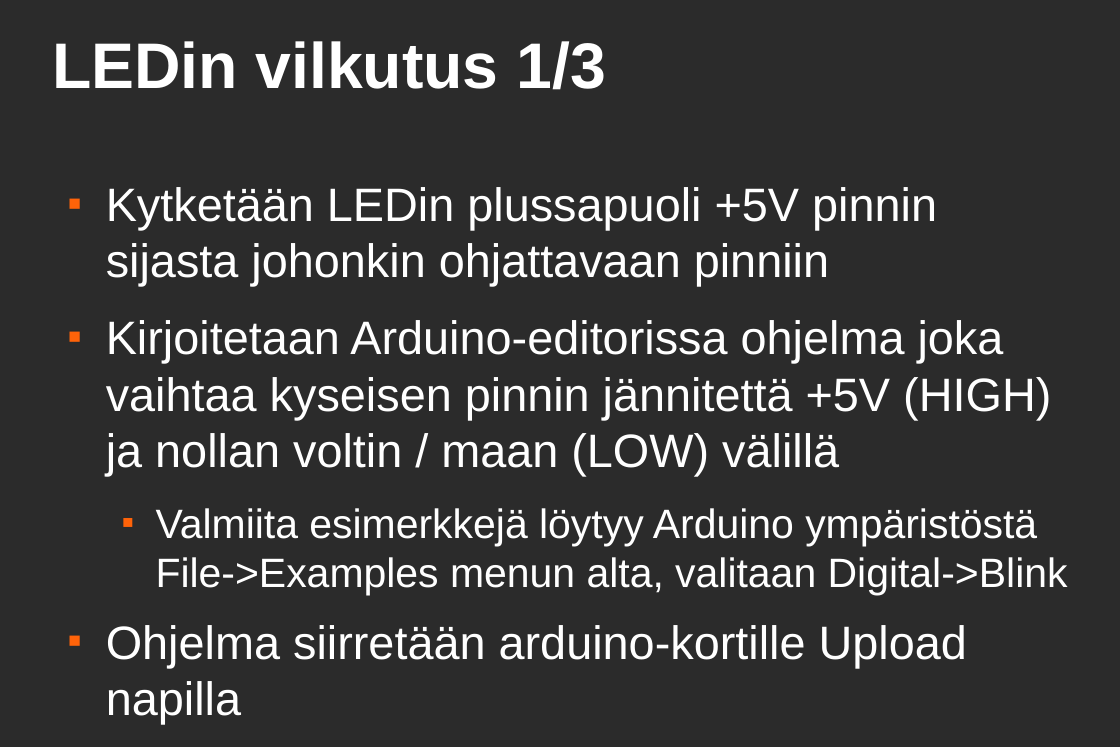
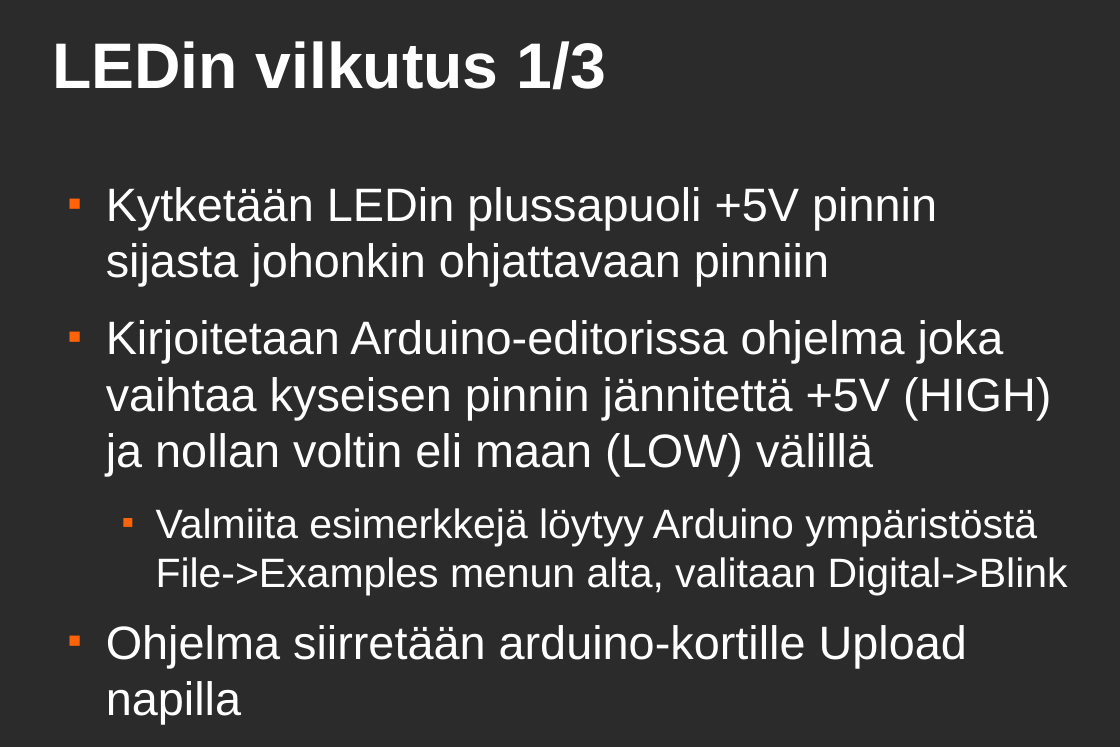
Before and after one commit to HelsinkiHacklab/arduinon-perusteet, a slide deck: slide 5 of arduinon-perusteet.odp. Drawn at 1120x747 pixels with LibreOffice and Linux fonts; fonts in the diff are those of the drawing; background and template pictures are left out; a plain dark background stands for a picture behind light text. Boxes give left, top, right and bottom in pixels: in the first picture for what was removed or moved away, otherwise in the second. Text is boxed around its words. In the diff, an @@ line names an element or a change of style, - is before the commit and + after.

```diff
--- a/arduinon-perusteet.odp
+++ b/arduinon-perusteet.odp
@@ text at box(106, 320, 1051, 476): text changed @@
-■ Kirjoitetaan Arduino-editorissa ohjelma joka vaihtaa kyseisen pinnin jännitettä +5V (HIGH) ja nollan voltin / maan (LOW) välillä
+■ Kirjoitetaan Arduino-editorissa ohjelma joka vaihtaa kyseisen pinnin jännitettä +5V (HIGH) ja nollan voltin eli maan (LOW) välillä
```
Also in this commit, not shown: 1 other slide changed.
